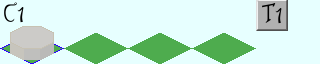
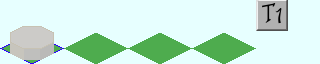
Revision of a layered w=320, h=64 image; what changed, layer by layer:
removed layer "クリップボード" over [4, 2, 24, 23]
